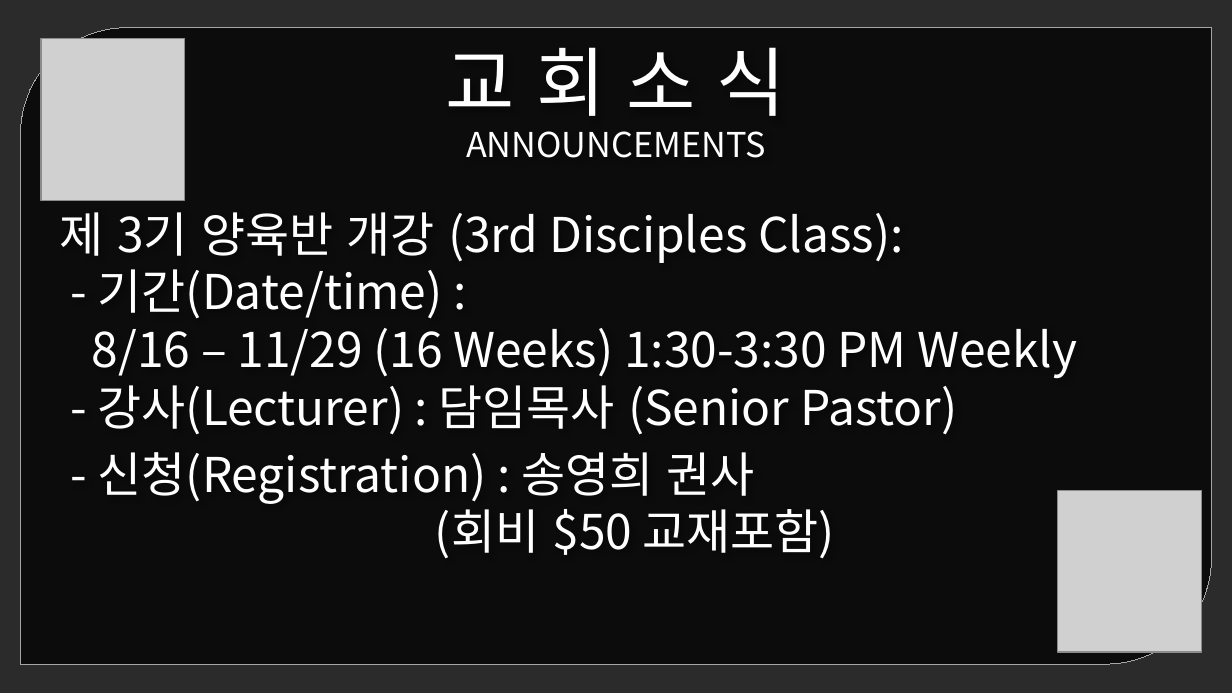
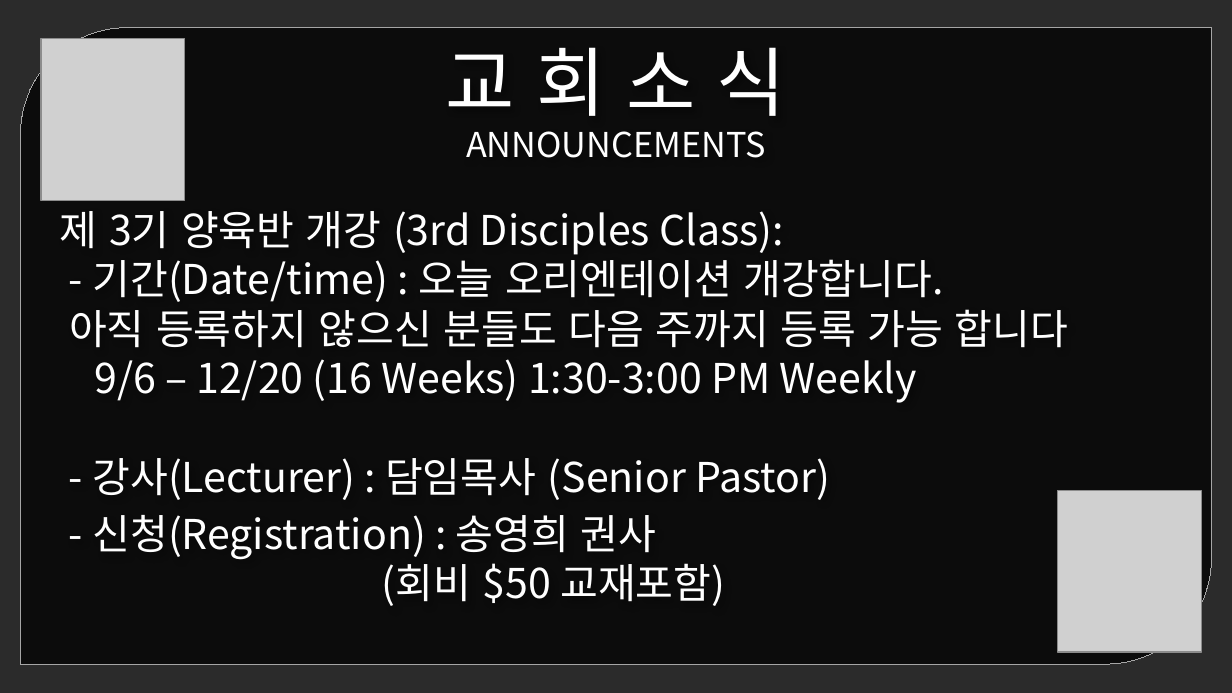
Before and after one commit to yosubcode/ppt, a slide deck: slide 42 of templates/Sunday_Template.pptx. Drawn at 1232x693 pixels with LibreOffice and Linux fonts; fonts in the diff are those of the drawing; grey boxes stand for pictures; background and template pictures are left out; a plain dark background stands for a picture behind light text. Boxes give left, top, right and bottom in pixels: in the first picture for what was removed or moved away, otherwise in the second. Text is boxed around its words. In the diff, an @@ line names an element or a change of style, - is before the commit and + after.

```diff
--- a/templates/Sunday_Template.pptx
+++ b/templates/Sunday_Template.pptx
@@ text at <box>60,211,1068,500</box>: text changed; size 28 to 24 pt @@
-제 3기 양육반 개강 (3rd Disciples Class):
-- 기간(Date/time) :
-8/16 – 11/29 (16 Weeks) 1:30-3:30 PM Weekly
-- 강사(Lecturer) : 담임목사 (Senior Pastor)
+제 3기 양육반 개강 (3rd Disciples Class):
+- 기간(Date/time) : 오늘 오리엔테이션 개강합니다.
+아직 등록하지 않으신 분들도 다음 주까지 등록 가능 합니다
+9/6 – 12/20 (16 Weeks) 1:30-3:00 PM Weekly
+- 강사(Lecturer) : 담임목사 (Senior Pastor)
@@ text at <box>92,515,725,606</box>: size 28 to 24 pt in "- 신청(Registration) : 송영희 권사 (회비 $50 ..." @@
```
Also in this commit, not shown: 2 other slides changed, 17 other files.
